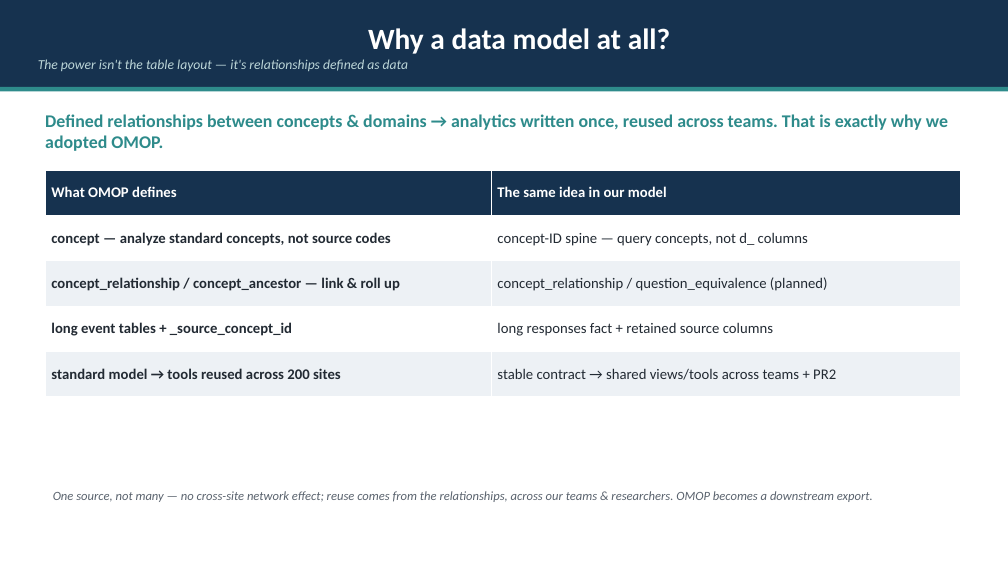
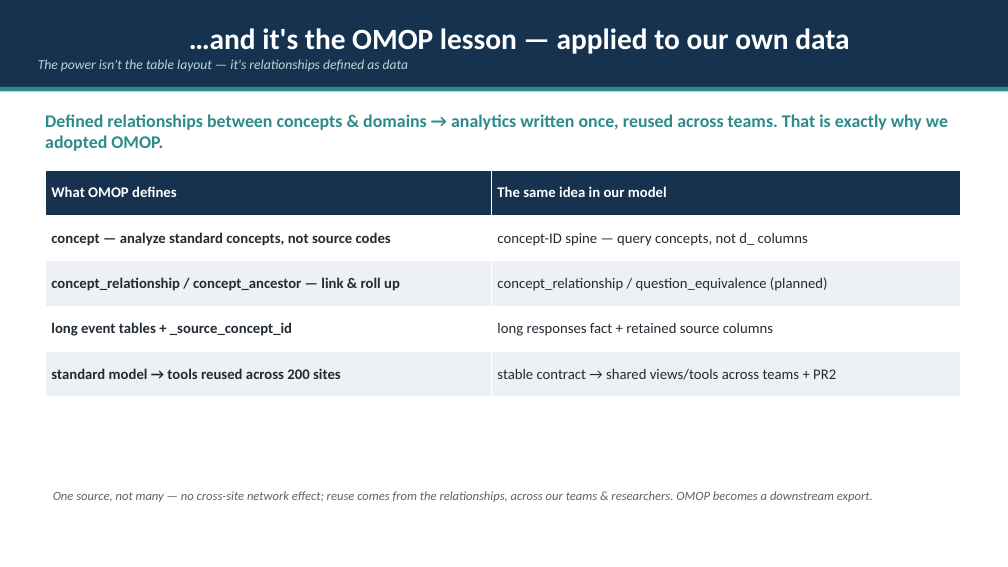
Before and after one commit to Analyticsphere/relational_data_model_demo, a slide deck: slide 3 of docs/Connect_Data_Model_Pitch.pptx (slide 2 before the commit). Drawn at 1008x567 pixels with LibreOffice and Linux fonts; fonts in the diff are those of the drawing. Boxes give left, top, right and bottom in pixels: in the first picture for what was removed or moved away, otherwise in the second. Text is boxed around its words. In the diff, an @@ line names an element or a change of style, - is before the commit and + after.

Commit message:
Add value-prop opener, long-format analytics demo slides, and integrated overview
- Deck: new "Why a data model?" value-prop opener (self-describing, no tribal knowledge,
  metadata-in-data, schema contract, shared abstractions); OMOP slide retitled as the build
- Deck: 3 "Analyzing long format" demo slides (labels via one join; wide via a generic
  PIVOT in SQL/Python/R; counts as a GROUP BY) backed by runnable sql/demo_long_format.sql (DuckDB)
- docs/connect_integrated*.svg: overview overlaying the survey-answer plane + event/round plane
  (the responses -> session -> round seam)

```diff
--- a/docs/Connect_Data_Model_Pitch.pptx
+++ b/docs/Connect_Data_Model_Pitch.pptx
@@ text in rectangle at <box>189,28,849,54</box>: text changed @@
-Why a data model at all?
+…and it's the OMOP lesson — applied to our own data
```
Also in this commit, not shown: 4 slides added, 7 other files.
